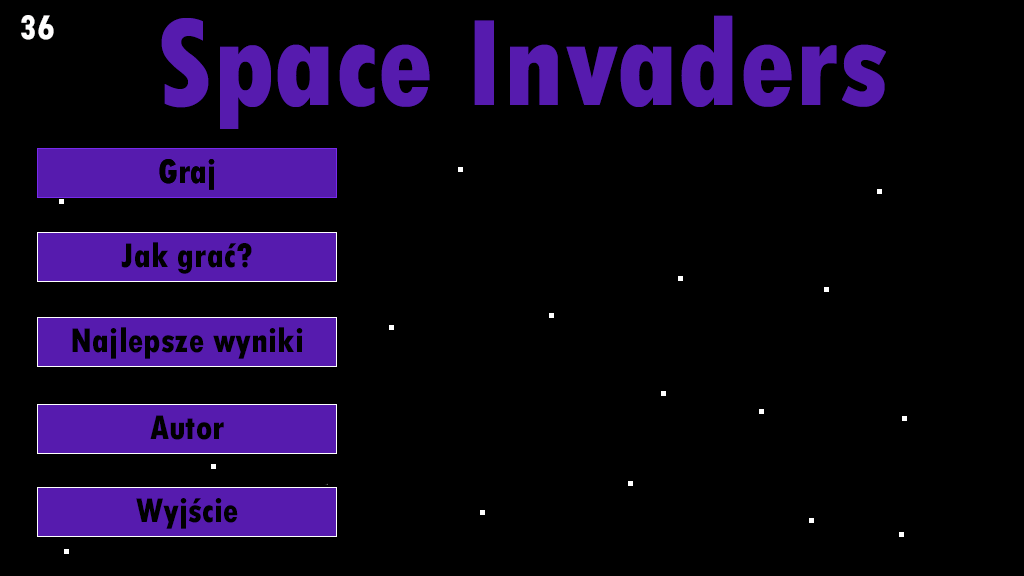
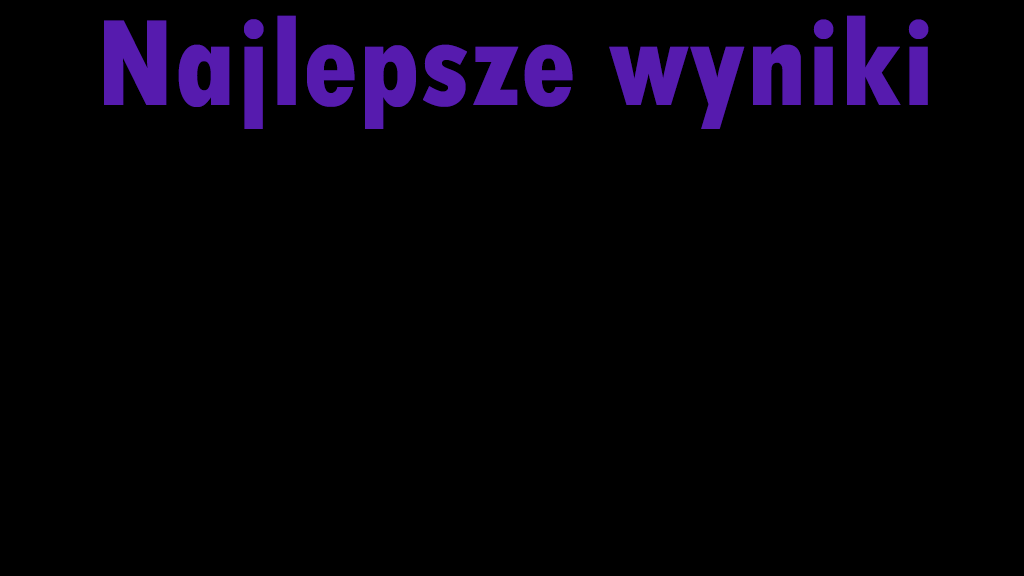
Revision of a layered 1024×576 image; what changed, layer by layer:
hid "36" over [21, 15, 54, 40]
hid group "Buttons" (12 layers) over [37, 148, 337, 537]
added layer "Najlepsze wyniki" (2nd of 2) above "Warstwa 2" over [104, 15, 929, 129]
added layer "Warstwa 2" above "Space Invaders" over [37, 88, 921, 554]
hid "Space Invaders" over [161, 15, 886, 129]
